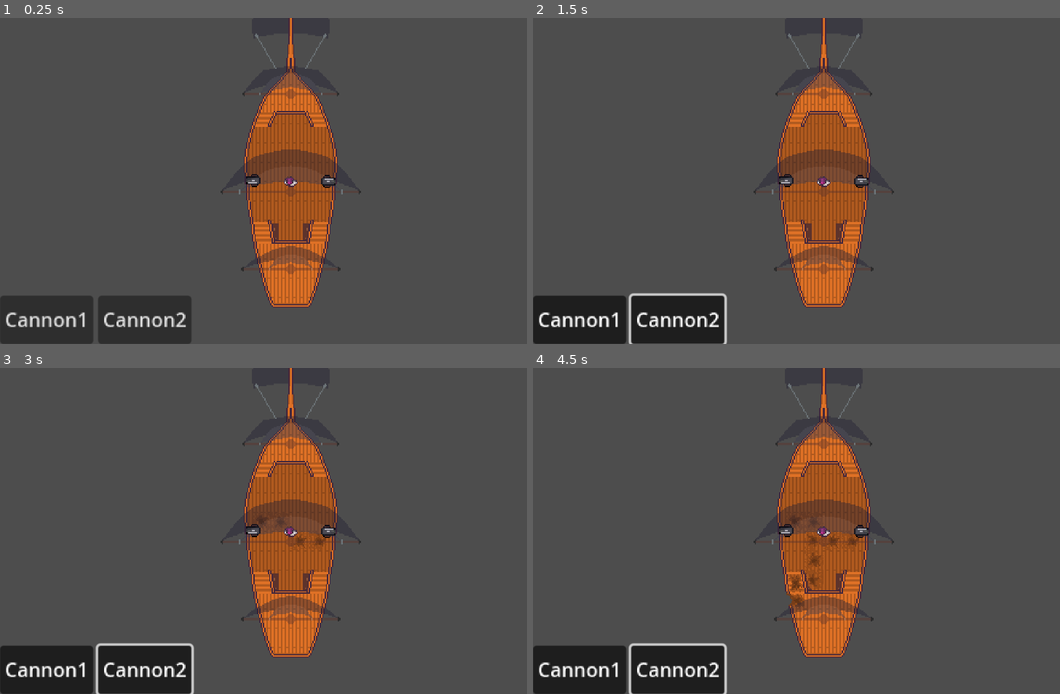
Above: before the commit, frames 1-4 (two rows, left to right).
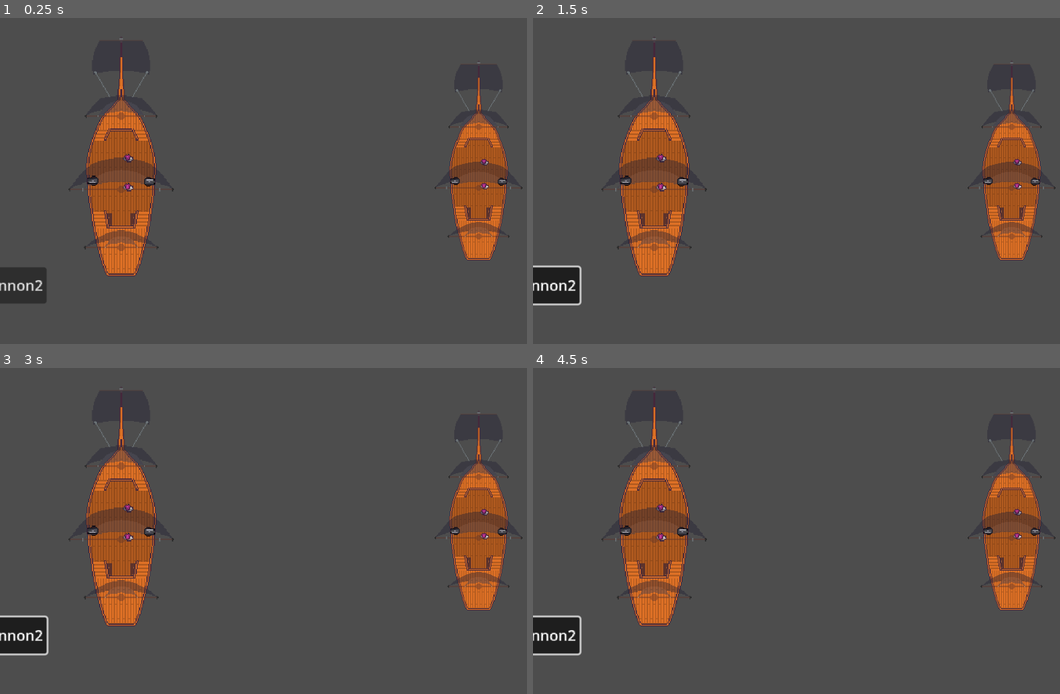
Above: after the commit, the same moments.

Repository: jrl1373/LeifErickson
Game: Godot game, scene res://Src/Views/1v1View/1v1View.tscn
The game is run twice, just before and just after one commit, with the same random seed, the same clock (stepped at 60 frames per second) and the same inputs. Before the commit the project starts from res://Views/PlayerView/PlayerView.tscn.
Inputs (mouse positions are in pixels of both pictures, inside the frame that each line leads up to):
- Up to frame 1 (0.25 s): no input
- Up to frame 2 (1.5 s): click (580, 321) at 0.5 s, where only the run before the commit has a clickable "Cannon1"; click "Cannon2" at 1.25 s
- Up to frame 3 (3 s): tap Enter at 2 s; move the mouse to (252, 531) at 2.02 s; press the mouse at (252, 531) at 2.03 s; hold Right (ui_right) 2.03-2.78 s; tap Space at 2.75 s; move the mouse to (326, 531) at 2.77 s; release the mouse at (326, 531) at 2.78 s; hold Down (ui_down) from 2.78 s (still down); click (326, 531) at 2.85 s
- Up to frame 4 (4.5 s): tap Enter at 3.5 s; move the mouse to (822, 531) at 3.52 s; release Down (ui_down) at 3.53 s; press the mouse at (822, 531) at 3.53 s; hold Right (ui_right) 3.53-4.28 s; tap Space at 4.25 s; move the mouse to (796, 596) at 4.27 s; release the mouse at (796, 596) at 4.28 s; hold Up (ui_up) from 4.28 s (still down); click (796, 596) at 4.35 s

The runs differ from the first frame. In frame 1, 25% of the frame differs, in the area x 0-100%, y 0-100%; in frame 2, 25%; in frame 3, 25%; in frame 4, 25%.
Error before the commit: Invalid operands 'Object' and 'String' in operator '=='. (res://Ships/Body/body.gd:128)

Commit message:
bunch a stuff

Diff:
--- a/Ships/Components/ShipCell.tscn
+++ /dev/null
@@ -1,6 +0,0 @@
-[gd_scene load_steps=2 format=3 uid="uid://dpxvre0gl2y8c"]
-
-[ext_resource type="Script" path="res://Ships/Components/ShipCell.gd" id="1_kwcet"]
-
-[node name="ShipCell" type="Node2D"]
-script = ExtResource("1_kwcet")
--- a/Crew/Crew.gd
+++ b/Src/Crew/Crew.gd
@@ -2,10 +2,13 @@
 var cell_pos = Vector2i(0,0)
 var astar_grid = AStarGrid2D.new()
 var grid_size = Vector2i(64,64)
+var curr_path = PackedVector2Array()
+var path_t = 0
+var speed = 2
 @export var cell_size = Vector2i(16, 16)
 
 
-signal selected
+signal selected(name)
 # Called when the node enters the scene tree for the first time.
 func _ready():
 	initialize_grid()
@@ -20,18 +23,38 @@
 # Called every frame. 'delta' is the elapsed time since the previous frame.
 func _process(delta):
 
+	if curr_path.size() > 0:
+		$AnimatedSprite2D.play()
+		if position == curr_path[0]:
+			cell_pos = curr_path[0]/16
+			curr_path.remove_at(0)
+			path_t = 0
+			$AnimatedSprite2D.stop()
+			$AnimatedSprite2D.rotation = 0
+		else:
+			var angle = position.angle_to_point(curr_path[0])
+
+			$AnimatedSprite2D.rotation = angle + PI/2
+			path_t= min(1,path_t + (speed * delta))
+			var test_pos = position
+			position = position.lerp(curr_path[0],path_t)
+
+
 #	if Input.is_action_just_pressed("click"):
 #		var cell = floor(get_local_mouse_position()/16)
 
 	pass
+func update_cell_pos(cell):
+	cell_pos = cell
 
 func go_to_cell(cell):
-	print("test")
+	print(cell)
 	var path = PackedVector2Array(astar_grid.get_point_path(cell_pos, cell))
 	print(path)
+	curr_path = path
 
 
 func _on_area_2d_input_event(viewport, event, shape_idx):
 	if event.is_action_pressed("click"):
-		selected.emit()
+		selected.emit(self)
 	pass # Replace with function body.
--- a/Crew/Crew.tscn
+++ b/Src/Crew/Crew.tscn
@@ -1,34 +1,34 @@
 [gd_scene load_steps=12 format=3 uid="uid://cee3ybclsu5lm"]
 
-[ext_resource type="Script" path="res://Crew/Crew.gd" id="1_yxv78"]
-[ext_resource type="Texture2D" uid="uid://cpc8d72ky77as" path="res://Assets/Crew/walking_pink.png" id="2_rv8a4"]
+[ext_resource type="Script" path="res://Src/Crew/Crew.gd" id="1_trr3g"]
+[ext_resource type="Texture2D" uid="uid://cpc8d72ky77as" path="res://Assets/Crew/walking_pink.png" id="2_hasyf"]
 
 [sub_resource type="AtlasTexture" id="AtlasTexture_63ocw"]
-atlas = ExtResource("2_rv8a4")
+atlas = ExtResource("2_hasyf")
 region = Rect2(0, 0, 16, 16)
 
 [sub_resource type="AtlasTexture" id="AtlasTexture_mkkj0"]
-atlas = ExtResource("2_rv8a4")
+atlas = ExtResource("2_hasyf")
 region = Rect2(0, 0, 16, 16)
 
 [sub_resource type="AtlasTexture" id="AtlasTexture_bjueh"]
-atlas = ExtResource("2_rv8a4")
+atlas = ExtResource("2_hasyf")
 region = Rect2(32, 0, 16, 16)
 
 [sub_resource type="AtlasTexture" id="AtlasTexture_xcwwk"]
-atlas = ExtResource("2_rv8a4")
+atlas = ExtResource("2_hasyf")
 region = Rect2(0, 0, 16, 16)
 
 [sub_resource type="AtlasTexture" id="AtlasTexture_jh477"]
-atlas = ExtResource("2_rv8a4")
+atlas = ExtResource("2_hasyf")
 region = Rect2(16, 0, 16, 16)
 
 [sub_resource type="AtlasTexture" id="AtlasTexture_e2v3s"]
-atlas = ExtResource("2_rv8a4")
+atlas = ExtResource("2_hasyf")
 region = Rect2(32, 0, 16, 16)
 
 [sub_resource type="AtlasTexture" id="AtlasTexture_r2hp6"]
-atlas = ExtResource("2_rv8a4")
+atlas = ExtResource("2_hasyf")
 region = Rect2(48, 0, 16, 16)
 
 [sub_resource type="SpriteFrames" id="SpriteFrames_bdykv"]
@@ -70,17 +70,21 @@
 height = 14.0
 
 [node name="Crew" type="Node2D"]
-script = ExtResource("1_yxv78")
+script = ExtResource("1_trr3g")
 
 [node name="AnimatedSprite2D" type="AnimatedSprite2D" parent="."]
+position = Vector2(8, 6)
 sprite_frames = SubResource("SpriteFrames_bdykv")
 animation = &"walking"
 frame_progress = 0.772061
 
 [node name="Area2D" type="Area2D" parent="."]
+position = Vector2(8, 6)
 
 [node name="CollisionShape2D" type="CollisionShape2D" parent="Area2D"]
 rotation = 1.57877
 shape = SubResource("CapsuleShape2D_b3lk2")
 
+[node name="Timer" type="Timer" parent="."]
+
 [connection signal="input_event" from="Area2D" to="." method="_on_area_2d_input_event"]
--- a/Ships/Body/body.gd
+++ b/Src/Ships/Body/body.gd
@@ -3,18 +3,19 @@
 var start_pos = Vector2(0,0)
 var shot = Line2D.new()
 var body = []
-var cellScene = preload("res://Ships/Components/ShipCell.tscn")
+var cellScene = preload("res://src/Ships/Components/ShipCell.tscn")
 var cannon_loc = []
 var selected_cannon = null
 var selected_crew = null
-var manager = preload("res://Ships/ShipManager.gd")
+var manager = preload("res://src/Ships/ShipManager.gd")
 
 
 # Called when the node enters the scene tree for the first time.
 func _ready():
 	generate_body_map()
 	connect_cannons()
-
+	for crew in $Crew.get_children():
+		crew.update_cell_pos($TileMap.local_to_map(crew.position))
 	pass # Replace with function body.
 
 
@@ -24,7 +25,7 @@
 		held = true
 		if selected_cannon != null:
 			create_shot()
-		var cell =$TileMap.local_to_map(get_local_mouse_position())
+		var cell = $TileMap.local_to_map(get_local_mouse_position())
 		print(cell)
 		print(selected_crew)
 		if selected_crew != null:
@@ -53,28 +54,25 @@
 func shoot_shot():
 
 	var cells = []
-	var p1 = shot.get_point_position(0) - $TileMap.position
-	var p2 = shot.get_point_position(1) - $TileMap.position
-#calculate distance between points
-	var hits = floor(p1.distance_to(p2))
-	var point = p1
+	if is_instance_valid(shot):
+		var p1 = shot.get_point_position(0) - $TileMap.position
+		var p2 = shot.get_point_position(1) - $TileMap.position
+	#calculate distance between points
+		var hits = floor(p1.distance_to(p2))
+		var point = p1
 
-	for i in range(hits):
-		point = p1.lerp(p2,i/hits)
-		var cell = $TileMap.local_to_map(point)
-		if !cell in cells:
-			print(cell)
-			cells.append(cell)
-	for cell in cells:
-		var atlas = $TileMap.get_cell_atlas_coords(0,cell)
-#		print(atlas)
-		$TileMap.set_cell(0,cell,1,atlas)
-		update_body(cell,"damaged")
-
-
-
-
-	shot.queue_free()
+		for i in range(hits):
+			point = p1.lerp(p2,i/hits)
+			var cell = $TileMap.local_to_map(point)
+			if !cell in cells:
+				print(cell)
+				cells.append(cell)
+		for cell in cells:
+			var atlas = $TileMap.get_cell_atlas_coords(0,cell)
+	#		print(atlas)
+			$TileMap.set_cell(0,cell,1,atlas)
+			update_body(cell,"damaged")
+		shot.queue_free()
 	pass
 
 #updates the ships body
@@ -132,7 +130,8 @@
 	pass # Replace with function body.
 
 
-func _on_pink_selected():
-	print("SELECTED")
-	selected_crew = $Crew/Pink
+
+
+func _on_pink_selected(name):
+	selected_crew = name
 	pass # Replace with function body.
--- a/Ships/Body/body.tscn
+++ b/Src/Ships/Body/body.tscn
@@ -1,19 +1,19 @@
 [gd_scene load_steps=16 format=3 uid="uid://c5qjbywtccp1w"]
 
-[ext_resource type="Script" path="res://Ships/Body/body.gd" id="1_56uum"]
-[ext_resource type="Texture2D" uid="uid://y2mgm75hf3mx" path="res://Assets/Ship-0001.png" id="2_24cg8"]
-[ext_resource type="Texture2D" uid="uid://daqvowv8eyr1c" path="res://Assets/ship-0001-2.png" id="3_8o70q"]
-[ext_resource type="Texture2D" uid="uid://dsrdlq65i4q0u" path="res://Assets/damaged_ship-001.png" id="4_qcau1"]
-[ext_resource type="Texture2D" uid="uid://dhkaoned3mli6" path="res://Assets/sails-0001.png" id="5_e7pt7"]
-[ext_resource type="PackedScene" uid="uid://d1rrxt78r1ukw" path="res://Ships/Cannons/Cannon.tscn" id="7_0ukv1"]
-[ext_resource type="Texture2D" uid="uid://d3ehdkm6xuml2" path="res://Assets/Foozle_2DT0013_Scallywag_Ships/Ships tiles.png" id="7_nm5f1"]
-[ext_resource type="PackedScene" uid="uid://cee3ybclsu5lm" path="res://Crew/Crew.tscn" id="8_q1iev"]
+[ext_resource type="Script" path="res://Src/Ships/Body/body.gd" id="1_wbcia"]
+[ext_resource type="Texture2D" uid="uid://daqvowv8eyr1c" path="res://Assets/ship-0001-2.png" id="2_kk53x"]
+[ext_resource type="Texture2D" uid="uid://dsrdlq65i4q0u" path="res://Assets/damaged_ship-001.png" id="3_iacqa"]
+[ext_resource type="Texture2D" uid="uid://dhkaoned3mli6" path="res://Assets/sails-0001.png" id="4_tualj"]
+[ext_resource type="Texture2D" uid="uid://y2mgm75hf3mx" path="res://Assets/Ship-0001.png" id="5_t67n3"]
+[ext_resource type="Texture2D" uid="uid://d3ehdkm6xuml2" path="res://Assets/Foozle_2DT0013_Scallywag_Ships/Ships tiles.png" id="6_lw6gb"]
+[ext_resource type="PackedScene" uid="uid://d1rrxt78r1ukw" path="res://Src/Ships/Cannons/Cannon.tscn" id="7_34hgy"]
+[ext_resource type="PackedScene" uid="uid://cee3ybclsu5lm" path="res://Src/Crew/Crew.tscn" id="8_vbq0q"]
 
 [sub_resource type="TileMapPattern" id="TileMapPattern_rcmll"]
 tile_data = PackedInt32Array(458752, 65536, 8, 524288, 65536, 9, 589824, 65536, 10, 655360, 65536, 11, 720896, 65536, 1 …(1265 unchanged characters)…
 
 [sub_resource type="TileSetAtlasSource" id="TileSetAtlasSource_efqqr"]
-texture = ExtResource("3_8o70q")
+texture = ExtResource("2_kk53x")
 3:1/0 = 0
 4:1/0 = 0
 3:2/0 = 0
@@ -1640,10 +1640,9 @@
 pattern_0 = SubResource("TileMapPattern_rcmll")
 
 [node name="Body" type="Node2D"]
-script = ExtResource("1_56uum")
+script = ExtResource("1_wbcia")
 
 [node name="TileMap" type="TileMap" parent="."]
-position = Vector2(-64, -176)
 tile_set = SubResource("TileSet_hdd3t")
 format = 2
 layer_0/tile_data = PackedInt32Array(524289, 65536, 8, 589825, 65536, 9, 655361, 65536, 10, 720897, 65536, 11, 786433,  …(1287 unchanged characters)…
@@ -1656,18 +1655,25 @@
 layer_1/tile_data = PackedInt32Array(655360, 2, 10, 720896, 2, 11, 327681, 65538, 5, 393217, 65538, 6, 589825, 65538, 9 …(1063 unchanged characters)…
 
 [node name="Cannons" type="Node2D" parent="."]
-
-[node name="Cannon1" parent="Cannons" instance=ExtResource("7_0ukv1")]
+position = Vector2(64, 176)
+
+[node name="Cannon1" parent="Cannons" instance=ExtResource("7_34hgy")]
 position = Vector2(-32, 0)
 rotation = 3.14159
 
-[node name="Cannon2" parent="Cannons" instance=ExtResource("7_0ukv1")]
+[node name="Cannon2" parent="Cannons" instance=ExtResource("7_34hgy")]
 position = Vector2(32, 0)
 
 [node name="CrewManager" type="Node2D" parent="."]
+position = Vector2(64, 176)
 
 [node name="Crew" type="Node2D" parent="."]
 
-[node name="Pink" parent="Crew" instance=ExtResource("8_q1iev")]
+[node name="Pink" parent="Crew" instance=ExtResource("8_vbq0q")]
+position = Vector2(64, 176)
+
+[node name="Pink2" parent="Crew" instance=ExtResource("8_vbq0q")]
+position = Vector2(64, 144)
 
 [connection signal="selected" from="Crew/Pink" to="." method="_on_pink_selected"]
+[connection signal="selected" from="Crew/Pink2" to="." method="_on_pink_selected"]
--- a/Ships/Cannons/Cannon.gd
+++ b/Src/Ships/Cannons/Cannon.gd
@@ -16,6 +16,7 @@
 func _on_area_2d_input_event(viewport, event, shape_idx):
 	if event.is_action_pressed("click"):
 		print("Selected!")
+		shoot()
 		selected.emit(self)
 
 	pass # Replace with function body.
--- a/Ships/Cannons/Cannon.tscn
+++ b/Src/Ships/Cannons/Cannon.tscn
@@ -1,71 +1,75 @@
-[gd_scene load_steps=22 format=3 uid="uid://d1rrxt78r1ukw"]
+[gd_scene load_steps=23 format=3 uid="uid://d1rrxt78r1ukw"]
 
-[ext_resource type="Script" path="res://Ships/Cannons/Cannon.gd" id="1_2vion"]
-[ext_resource type="Texture2D" uid="uid://d3ehdkm6xuml2" path="res://Assets/Foozle_2DT0013_Scallywag_Ships/Ships tiles.png" id="1_l11vk"]
-[ext_resource type="Texture2D" uid="uid://fpis7lgk8k86" path="res://Assets/cannonfire2.2.png" id="2_1ad7y"]
+[ext_resource type="Script" path="res://Src/Ships/Cannons/Cannon.gd" id="1_4wl7g"]
+[ext_resource type="Texture2D" uid="uid://fpis7lgk8k86" path="res://Assets/cannonfire2.2.png" id="2_yfusy"]
+[ext_resource type="Texture2D" uid="uid://d3ehdkm6xuml2" path="res://Assets/Foozle_2DT0013_Scallywag_Ships/Ships tiles.png" id="3_n82rw"]
 
 [sub_resource type="AtlasTexture" id="AtlasTexture_4ii47"]
-atlas = ExtResource("2_1ad7y")
+atlas = ExtResource("2_yfusy")
 region = Rect2(0, 0, 32, 16)
 
 [sub_resource type="AtlasTexture" id="AtlasTexture_vqfmf"]
-atlas = ExtResource("2_1ad7y")
+atlas = ExtResource("2_yfusy")
 region = Rect2(32, 0, 32, 16)
 
 [sub_resource type="AtlasTexture" id="AtlasTexture_m3w7n"]
-atlas = ExtResource("2_1ad7y")
+atlas = ExtResource("2_yfusy")
 region = Rect2(64, 0, 32, 16)
 
 [sub_resource type="AtlasTexture" id="AtlasTexture_brp45"]
-atlas = ExtResource("2_1ad7y")
+atlas = ExtResource("2_yfusy")
 region = Rect2(96, 0, 32, 16)
 
+[sub_resource type="AtlasTexture" id="AtlasTexture_hrrv1"]
+atlas = ExtResource("2_yfusy")
+region = Rect2(0, 0, 32, 16)
+
 [sub_resource type="AtlasTexture" id="AtlasTexture_o5vae"]
-atlas = ExtResource("1_l11vk")
+atlas = ExtResource("3_n82rw")
 region = Rect2(448, 592, 16, 16)
 
 [sub_resource type="AtlasTexture" id="AtlasTexture_uqqdm"]
-atlas = ExtResource("1_l11vk")
+atlas = ExtResource("3_n82rw")
 region = Rect2(464, 592, 16, 16)
 
 [sub_resource type="AtlasTexture" id="AtlasTexture_7qu7i"]
-atlas = ExtResource("1_l11vk")
+atlas = ExtResource("3_n82rw")
 region = Rect2(480, 592, 16, 16)
 
 [sub_resource type="AtlasTexture" id="AtlasTexture_sm2io"]
-atlas = ExtResource("1_l11vk")
+atlas = ExtResource("3_n82rw")
 region = Rect2(496, 592, 16, 16)
 
 [sub_resource type="AtlasTexture" id="AtlasTexture_8v5qh"]
-atlas = ExtResource("1_l11vk")
+atlas = ExtResource("3_n82rw")
 region = Rect2(512, 592, 16, 16)
 
 [sub_resource type="AtlasTexture" id="AtlasTexture_cfeq0"]
-atlas = ExtResource("1_l11vk")
+atlas = ExtResource("3_n82rw")
 region = Rect2(528, 592, 16, 16)
 
 [sub_resource type="AtlasTexture" id="AtlasTexture_65x8l"]
-atlas = ExtResource("1_l11vk")
+atlas = ExtResource("3_n82rw")
 region = Rect2(448, 576, 16, 16)
 
 [sub_resource type="AtlasTexture" id="AtlasTexture_vdhnj"]
-atlas = ExtResource("1_l11vk")
+atlas = ExtResource("3_n82rw")
 region = Rect2(464, 576, 16, 16)
 
 [sub_resource type="AtlasTexture" id="AtlasTexture_f3e8r"]
-atlas = ExtResource("1_l11vk")
+atlas = ExtResource("3_n82rw")
 region = Rect2(480, 576, 16, 16)
 
 [sub_resource type="AtlasTexture" id="AtlasTexture_mr8rv"]
-atlas = ExtResource("1_l11vk")
+atlas = ExtResource("3_n82rw")
 region = Rect2(496, 576, 16, 16)
 
 [sub_resource type="AtlasTexture" id="AtlasTexture_8d35x"]
-atlas = ExtResource("1_l11vk")
+atlas = ExtResource("3_n82rw")
 region = Rect2(512, 576, 16, 16)
 
 [sub_resource type="AtlasTexture" id="AtlasTexture_7cdmv"]
-atlas = ExtResource("1_l11vk")
+atlas = ExtResource("3_n82rw")
 region = Rect2(528, 576, 16, 16)
 
 [sub_resource type="SpriteFrames" id="SpriteFrames_yr0m1"]
@@ -82,8 +86,11 @@
 }, {
 "duration": 1.0,
 "texture": SubResource("AtlasTexture_brp45")
+}, {
+"duration": 1.0,
+"texture": SubResource("AtlasTexture_hrrv1")
 }],
-"loop": true,
+"loop": false,
 "name": &"RussCannon",
 "speed": 5.0
 }, {
@@ -148,7 +155,7 @@
 size = Vector2(12, 10)
 
 [node name="Cannon" type="Node2D"]
-script = ExtResource("1_2vion")
+script = ExtResource("1_4wl7g")
 
 [node name="Sprite" type="AnimatedSprite2D" parent="."]
 position = Vector2(7, 0)
--- a/Ships/Cannons/cannon_ball.tscn
+++ b/Src/Ships/Cannons/cannon_ball.tscn
@@ -1,6 +1,6 @@
 [gd_scene load_steps=4 format=3 uid="uid://ctcverjg66bh8"]
 
-[ext_resource type="Script" path="res://Ships/Cannons/cannon_ball.gd" id="1_7jadk"]
+[ext_resource type="Script" path="res://Src/Ships/Cannons/cannon_ball.gd" id="1_7jadk"]
 [ext_resource type="Texture2D" uid="uid://cvwp1cu3uauij" path="res://icon.svg" id="2_2k51w"]
 
 [sub_resource type="SpriteFrames" id="SpriteFrames_egvb2"]
--- a/Ships/Complete/ship.tscn
+++ b/Src/Ships/Complete/ship.tscn
@@ -1,7 +1,7 @@
 [gd_scene load_steps=5 format=3 uid="uid://bbd3p44wjtxjf"]
 
-[ext_resource type="Script" path="res://Ships/Complete/ship.gd" id="1_7yjvy"]
-[ext_resource type="PackedScene" uid="uid://ctcverjg66bh8" path="res://Ships/Cannons/cannon_ball.tscn" id="2_g02hi"]
+[ext_resource type="Script" path="res://Src/Ships/Complete/ship.gd" id="1_7yjvy"]
+[ext_resource type="PackedScene" uid="uid://ctcverjg66bh8" path="res://Src/Ships/Cannons/cannon_ball.tscn" id="2_g02hi"]
 [ext_resource type="Texture2D" uid="uid://y2mgm75hf3mx" path="res://Assets/Ship-0001.png" id="3_sooyp"]
 
 [sub_resource type="CapsuleShape2D" id="CapsuleShape2D_v5by5"]
--- /dev/null
+++ b/Src/Ships/Components/ShipCell.tscn
@@ -0,0 +1,6 @@
+[gd_scene load_steps=2 format=3 uid="uid://dpxvre0gl2y8c"]
+
+[ext_resource type="Script" path="res://Src/Ships/Components/ShipCell.gd" id="1_b71jp"]
+
+[node name="ShipCell" type="Node2D"]
+script = ExtResource("1_b71jp")
--- /dev/null
+++ b/Src/Views/1v1View/1v1View.tscn
@@ -0,0 +1,19 @@
+[gd_scene load_steps=4 format=3 uid="uid://ch5qondm7mjna"]
+
+[ext_resource type="Script" path="res://Src/Views/1v1View/1v1View.gd" id="1_5nkie"]
+[ext_resource type="PackedScene" uid="uid://r21sjw5aihmd" path="res://Src/Views/TacticalView/TacticalView.tscn" id="2_cy1ya"]
+[ext_resource type="PackedScene" uid="uid://css3hsjrdihof" path="res://Src/Views/PlayerView/PlayerView.tscn" id="3_ui1ox"]
+
+[node name="1v1View" type="Node2D"]
+script = ExtResource("1_5nkie")
+
+[node name="Camera" type="Camera2D" parent="."]
+position = Vector2(960, 539)
+
+[node name="TacticalView" parent="." instance=ExtResource("2_cy1ya")]
+position = Vector2(1580, 540)
+scale = Vector2(2.5, 2.5)
+
+[node name="PlayerView" parent="." instance=ExtResource("3_ui1ox")]
+position = Vector2(400, 540)
+scale = Vector2(3, 3)
--- a/Views/MergedView/MergedView.tscn
+++ b/Src/Views/MergedView/MergedView.tscn
@@ -1,9 +1,9 @@
 [gd_scene load_steps=5 format=3 uid="uid://ytmjte7c61ni"]
 
-[ext_resource type="Script" path="res://Views/MergedView/MergedView.gd" id="1_gcg2v"]
-[ext_resource type="PackedScene" uid="uid://cndfn5dle7ba2" path="res://World/world.tscn" id="1_gn8yy"]
+[ext_resource type="Script" path="res://Src/Views/MergedView/MergedView.gd" id="1_gcg2v"]
+[ext_resource type="PackedScene" uid="uid://cndfn5dle7ba2" path="res://Src/World/world.tscn" id="1_gn8yy"]
 [ext_resource type="Texture2D" uid="uid://dle68y5qodmj6" path="res://Assets/Black_border.png" id="2_hiuhb"]
-[ext_resource type="PackedScene" uid="uid://r21sjw5aihmd" path="res://Views/TacticalView/TacticalView.tscn" id="2_x4a01"]
+[ext_resource type="PackedScene" uid="uid://r21sjw5aihmd" path="res://Src/Views/TacticalView/TacticalView.tscn" id="2_x4a01"]
 
 [node name="MergedView" type="Node2D"]
 script = ExtResource("1_gcg2v")
--- a/Views/PlayerView/PlayerView.tscn
+++ b/Src/Views/PlayerView/PlayerView.tscn
@@ -1,12 +1,14 @@
 [gd_scene load_steps=3 format=3 uid="uid://css3hsjrdihof"]
 
-[ext_resource type="PackedScene" uid="uid://c5qjbywtccp1w" path="res://Ships/Body/body.tscn" id="1_04ktx"]
-[ext_resource type="Script" path="res://Views/PlayerView/PlayerView.gd" id="1_i76le"]
+[ext_resource type="Script" path="res://Src/Views/PlayerView/PlayerView.gd" id="1_g1hw2"]
+[ext_resource type="PackedScene" uid="uid://c5qjbywtccp1w" path="res://Src/Ships/Body/body.tscn" id="2_mto56"]
 
 [node name="PlayerView" type="Node2D"]
-script = ExtResource("1_i76le")
+position = Vector2(240, -136)
+script = ExtResource("1_g1hw2")
 
-[node name="Body" parent="." instance=ExtResource("1_04ktx")]
+[node name="Body" parent="." instance=ExtResource("2_mto56")]
+position = Vector2(-64, -176)
 
 [node name="Camera2D" type="Camera2D" parent="."]
 zoom = Vector2(4, 4)
--- /dev/null
+++ b/Src/Views/TacticalView/TacticalView.tscn
@@ -0,0 +1,13 @@
+[gd_scene load_steps=3 format=3 uid="uid://r21sjw5aihmd"]
+
+[ext_resource type="Script" path="res://Src/Views/TacticalView/TacticalView.gd" id="1_dg6di"]
+[ext_resource type="PackedScene" uid="uid://c5qjbywtccp1w" path="res://Src/Ships/Body/body.tscn" id="2_0qaru"]
+
+[node name="TacticalView" type="Node2D"]
+script = ExtResource("1_dg6di")
+
+[node name="Body" parent="." instance=ExtResource("2_0qaru")]
+position = Vector2(-64, -176)
+
+[node name="Camera2D" type="Camera2D" parent="."]
+zoom = Vector2(3, 3)
--- a/World/world.tscn
+++ b/Src/World/world.tscn
@@ -1,8 +1,8 @@
 [gd_scene load_steps=6 format=3 uid="uid://cndfn5dle7ba2"]
 
-[ext_resource type="Script" path="res://World/world.gd" id="1_hu7wv"]
-[ext_resource type="PackedScene" uid="uid://cpedwdlx5g7fp" path="res://Ships/cannon_ball.tscn" id="2_ae3n6"]
-[ext_resource type="PackedScene" uid="uid://s0gff1e3m8qt" path="res://Ships/ship.tscn" id="3_qo36d"]
+[ext_resource type="Script" path="res://Src/World/world.gd" id="1_hu7wv"]
+[ext_resource type="PackedScene" uid="uid://cpedwdlx5g7fp" path="res://Src/Ships/cannon_ball.tscn" id="2_ae3n6"]
+[ext_resource type="PackedScene" uid="uid://s0gff1e3m8qt" path="res://Src/Ships/ship.tscn" id="3_qo36d"]
 [ext_resource type="Texture2D" uid="uid://cvwp1cu3uauij" path="res://icon.svg" id="4_y08wq"]
 
 [sub_resource type="RectangleShape2D" id="RectangleShape2D_1jg55"]
--- a/Views/1v1View/1v1View.tscn
+++ /dev/null
@@ -1,19 +0,0 @@
-[gd_scene load_steps=4 format=3 uid="uid://ch5qondm7mjna"]
-
-[ext_resource type="PackedScene" uid="uid://r21sjw5aihmd" path="res://Views/TacticalView/TacticalView.tscn" id="1_bpps7"]
-[ext_resource type="Script" path="res://Views/1v1View/1v1View.gd" id="1_hcd8s"]
-[ext_resource type="PackedScene" uid="uid://css3hsjrdihof" path="res://Views/PlayerView/PlayerView.tscn" id="2_y0kph"]
-
-[node name="1v1View" type="Node2D"]
-script = ExtResource("1_hcd8s")
-
-[node name="Camera" type="Camera2D" parent="."]
-position = Vector2(960, 539)
-
-[node name="TacticalView" parent="." instance=ExtResource("1_bpps7")]
-position = Vector2(1580, 540)
-scale = Vector2(2.5, 2.5)
-
-[node name="PlayerView" parent="." instance=ExtResource("2_y0kph")]
-position = Vector2(400, 540)
-scale = Vector2(3, 3)
--- a/Views/TacticalView/TacticalView.tscn
+++ /dev/null
@@ -1,12 +0,0 @@
-[gd_scene load_steps=3 format=3 uid="uid://r21sjw5aihmd"]
-
-[ext_resource type="Script" path="res://Views/TacticalView/TacticalView.gd" id="1_ve6ol"]
-[ext_resource type="PackedScene" uid="uid://c5qjbywtccp1w" path="res://Ships/Body/body.tscn" id="2_vq8wf"]
-
-[node name="TacticalView" type="Node2D"]
-script = ExtResource("1_ve6ol")
-
-[node name="Body" parent="." instance=ExtResource("2_vq8wf")]
-
-[node name="Camera2D" type="Camera2D" parent="."]
-zoom = Vector2(3, 3)
--- a/project.godot
+++ b/project.godot
@@ -11,7 +11,7 @@
 [application]
 
 config/name="Leif Erickson"
-run/main_scene="res://Views/PlayerView/PlayerView.tscn"
+run/main_scene="res://Src/Views/1v1View/1v1View.tscn"
 config/features=PackedStringArray("4.1", "Forward Plus")
 config/icon="res://icon.svg"
 
Not shown: 4 places in Src/Ships/Body/body.tscn that only renumber resources
Renamed: Ships/Cannons/cannon_ball.gd -> Src/Ships/Cannons/cannon_ball.gd
Renamed: Ships/Complete/Enemy.tscn -> Src/Ships/Complete/Enemy.tscn
Renamed: Ships/Complete/ship.gd -> Src/Ships/Complete/ship.gd
Renamed: Ships/Components/ShipCell.gd -> Src/Ships/Components/ShipCell.gd
Renamed: Ships/ShipManager.gd -> Src/Ships/ShipManager.gd
Renamed: Ships/cannon_ball.tscn -> Src/Ships/cannon_ball.tscn
Renamed: Ships/ship.tscn -> Src/Ships/ship.tscn
Renamed: Views/1v1View/1v1View.gd -> Src/Views/1v1View/1v1View.gd
Renamed: Views/MergedView/MergedView.gd -> Src/Views/MergedView/MergedView.gd
Renamed: Views/PlayerView/PlayerView.gd -> Src/Views/PlayerView/PlayerView.gd
Renamed: Views/TacticalView/TacticalView.gd -> Src/Views/TacticalView/TacticalView.gd
(and 5 more such lines)
